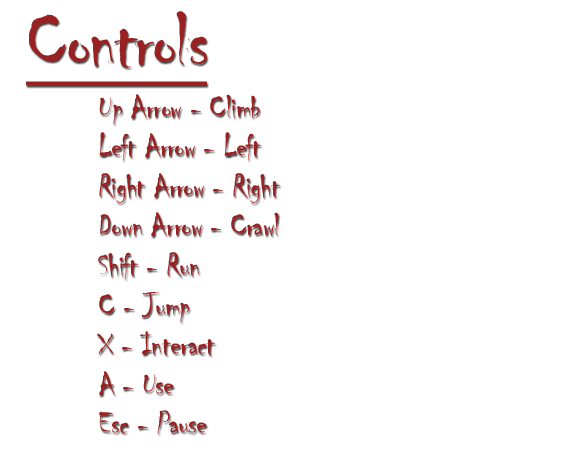
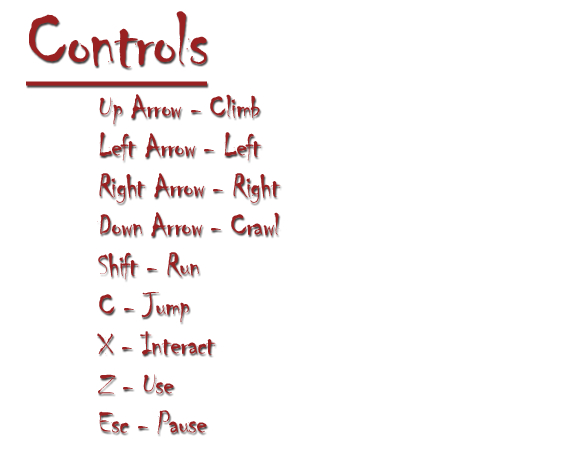
Before/after of a 580px x 450px layered artwork. What changed in the layer stack:
painted on "Controls Up Arrow - Climb Left Arrow - Left Right A" over [98, 371, 116, 396]
